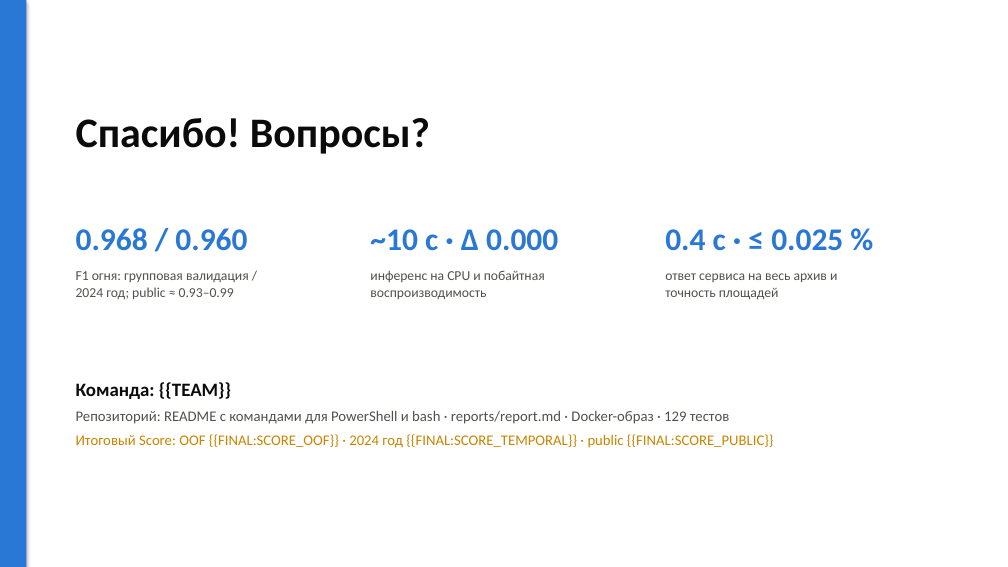
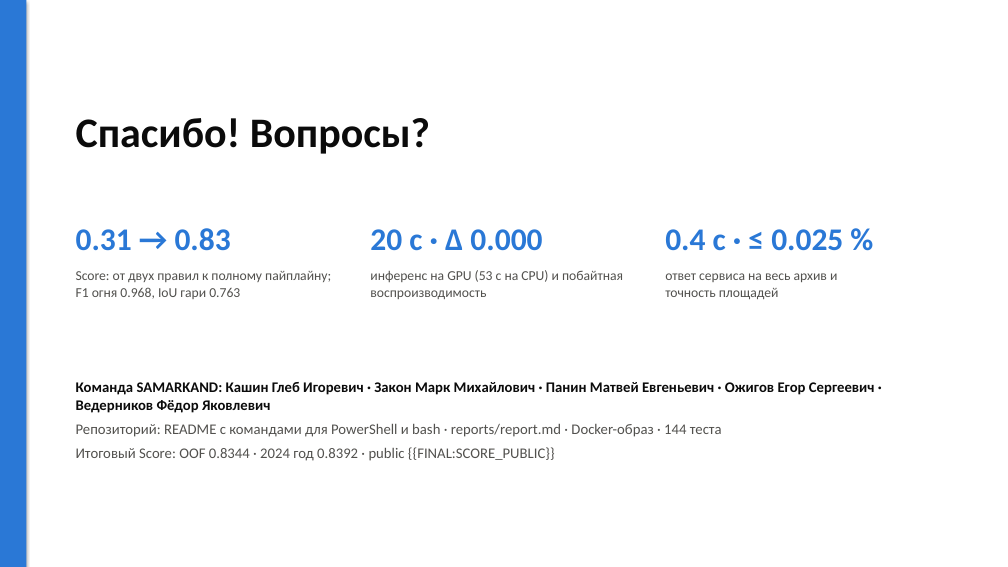
Before and after one commit to shttrkk/kosmowinsamarkand, a slide deck: slide 12 of presentation/deck.pptx. Drawn at 1008x567 pixels with LibreOffice and Linux fonts; fonts in the diff are those of the drawing. Boxes give left, top, right and bottom in pixels: in the first picture for what was removed or moved away, otherwise in the second. Text is boxed around its words. In the diff, an @@ line names an element or a change of style, - is before the commit and + after.

Commit message:
report: v2 final numbers, handoff pack

```diff
--- a/presentation/deck.pptx
+++ b/presentation/deck.pptx
@@ text at [76,228,231,251]: text changed @@
-0.968 / 0.960
+0.31 → 0.83
@@ text at [370,229,542,251]: text changed @@
-~10 с · Δ 0.000
+20 с · Δ 0.000
@@ text at [76,271,331,299]: text changed @@
-F1 огня: групповая валидация /
-2024 год; public ≈ 0.93–0.99
+Score: от двух правил к полному пайплайну;
+F1 огня 0.968, IoU гари 0.763
@@ text at [370,270,623,299]: text changed @@
-инференс на CPU и побайтная
-воспроизводимость
+инференс на GPU (53 с на CPU) и побайтная
+воспроизводимость
@@ text at [76,382,875,461]: text changed; text colour #C98500 to #52514E @@
-Команда: {{TEAM}}
-Репозиторий: README с командами для PowerShell и bash · reports/report.md · Docker-образ · 129 тестов
-Итоговый Score: OOF {{FINAL:SCORE_OOF}} · 2024 год {{FINAL:SCORE_TEMPORAL}} · public {{FINAL:SCORE_PUBLIC}}
+Команда SAMARKAND: Кашин Глеб Игоревич · Закон Марк Михайлович · Панин Матвей Евгеньевич · Ожигов Егор Сергеевич · Ведерников Фёдор Яковлевич
+Репозиторий: README с командами для PowerShell и bash · reports/report.md · Docker-образ · 144 теста
+Итоговый Score: OOF 0.8344 · 2024 год 0.8392 · public {{FINAL:SCORE_PUBLIC}}
```
Also in this commit, not shown: 5 other slides changed, 2 slides added, 2 slides removed, 28 other files.
